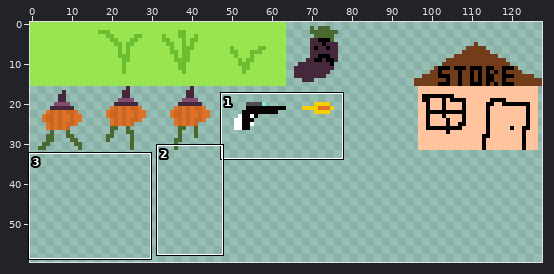
Sprite sheet, stored at public/media/tiles.png. The picture above shows the old version from afar; the outline marks the close-up.
Close-up. First the earlier version:
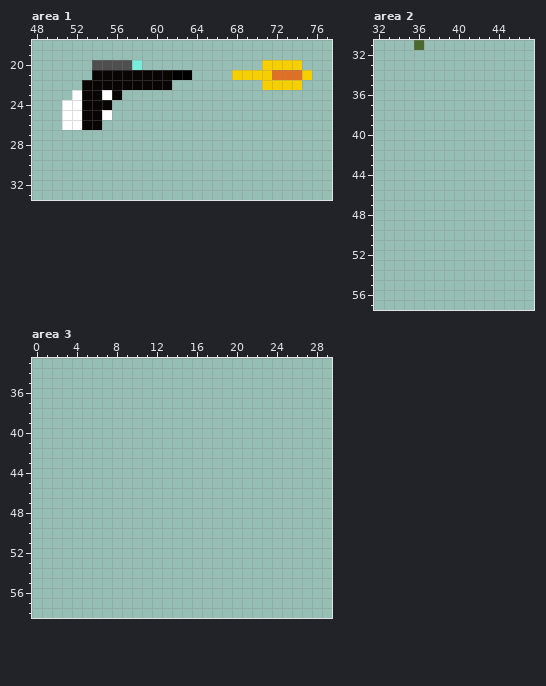
The file is 128x128 pixels. Shown: area 1: x 48..77, y 18..33; area 2: x 32..47, y 31..57; area 3: x 0..29, y 33..58. The wide view leaves out empty margins.
The same view after the edit:
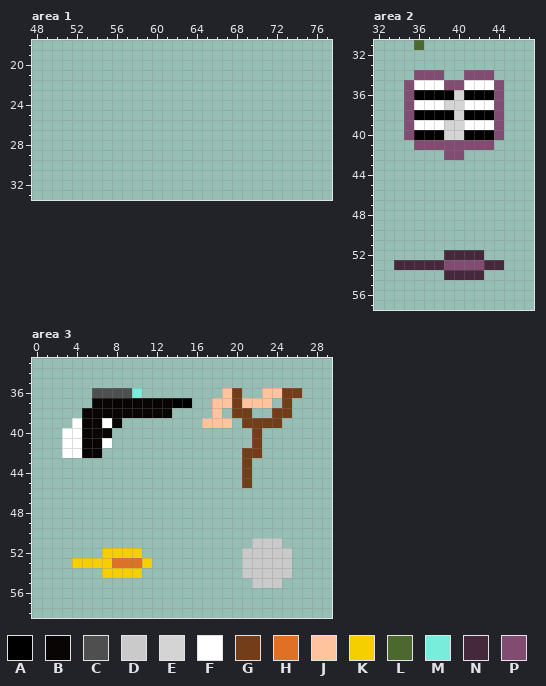
Palette (. is transparent): A #000000  B #090505  C #4f4f4f  D #cacaca  E #d4d4d4  F #ffffff  G #723d18  H #df7126  J #ffc49d  K #f6cf00  L #4b692f  M #79eddb  N #45283c  P #824b71
Change:
--- area 1
@@ x 48..77 @@
 19 ..............................
-20 ......CCCCM............KKKK...
-21 ......BBBBBBBBAA....KKKKHHHK..
-22 .....BBBBBBBBB.........KKKK...
-23 ....FBBFB.....................
-24 ...FFBBB......................
-25 ...FFBBF......................
-26 ...FFBB.......................
+20 ..............................
+21 ..............................
+22 ..............................
+23 ..............................
+24 ..............................
+25 ..............................
+26 ..............................
 27 ..............................
--- area 2
@@ x 32..47 @@
 33 ................
-34 ................
-35 ................
-36 ................
-37 ................
-38 ................
-39 ................
-40 ................
-41 ................
-42 ................
+34 ....PPP..PPP....
+35 ...PFFFPPFFFP...
+36 ...PAAAAEAAAP...
+37 ...PFFFEEFFFP...
+38 ...PAAAAEAAAP...
+39 ...PFFFEEFFFP...
+40 ...PAAAEEAAAP...
+41 ....PPPPPPPP....
+42 .......PP.......
 43 ................
@@ x 32..47 @@
 51 ................
-52 ................
-53 ................
-54 ................
+52 .......NNNN.....
+53 ..NNNNNPPPPNN...
+54 .......NNNN.....
 55 ................
--- area 3
@@ x 0..29 @@
 35 ..............................
-36 ..............................
-37 ..............................
-38 ..............................
-39 ..............................
-40 ..............................
-41 ..............................
-42 ..............................
-43 ..............................
-44 ..............................
-45 ..............................
+36 ......CCCCM........JG..JJGG...
+37 ......BBBBBBBBAA..JJGJJJ.G....
+38 .....BBBBBBBBB....J.GG..GG....
+39 ....FBBFB........JJJ.GGGG.....
+40 ...FFBBB..............G.......
+41 ...FFBBF..............G.......
+42 ...FFBB..............GG.......
+43 .....................G........
+44 .....................G........
+45 .....................G........
 46 ..............................
@@ x 0..29 @@
 50 ..............................
-51 ..............................
-52 ..............................
-53 ..............................
-54 ..............................
-55 ..............................
+51 ......................DDD.....
+52 .......KKKK..........DDDDD....
+53 ....KKKKHHHK.........DDDDD....
+54 .......KKKK..........DDDDD....
+55 ......................DDD.....
 56 ..............................
Where, in picture pixels (left, top, right, bottom), the same in both close-ups:
erased: (62, 60, 312, 130)
added: (404, 70, 504, 160)
added: (394, 250, 504, 280)
added: (62, 388, 302, 488)
added: (242, 538, 292, 588)
added: (72, 548, 152, 578)
